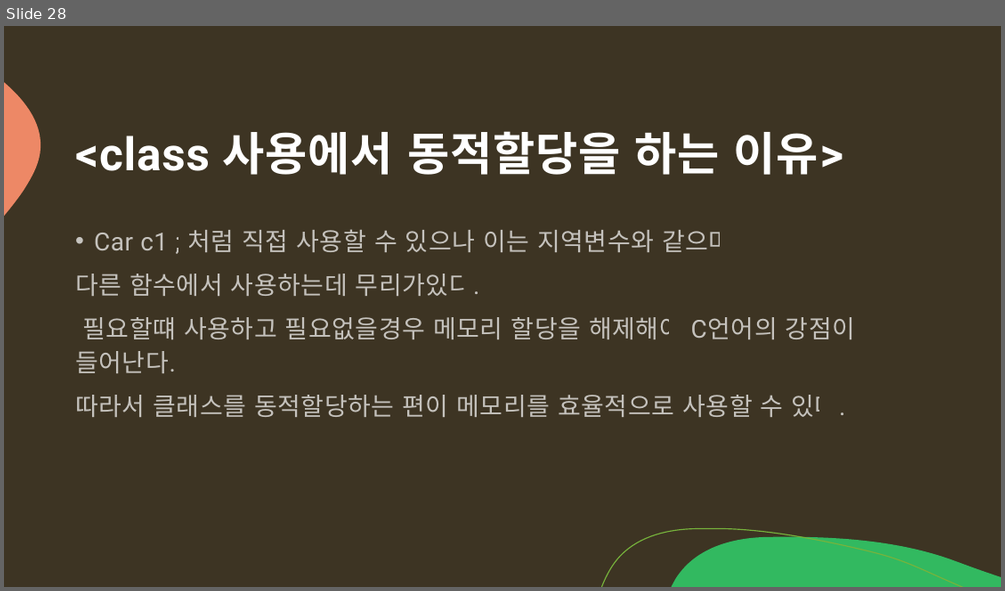
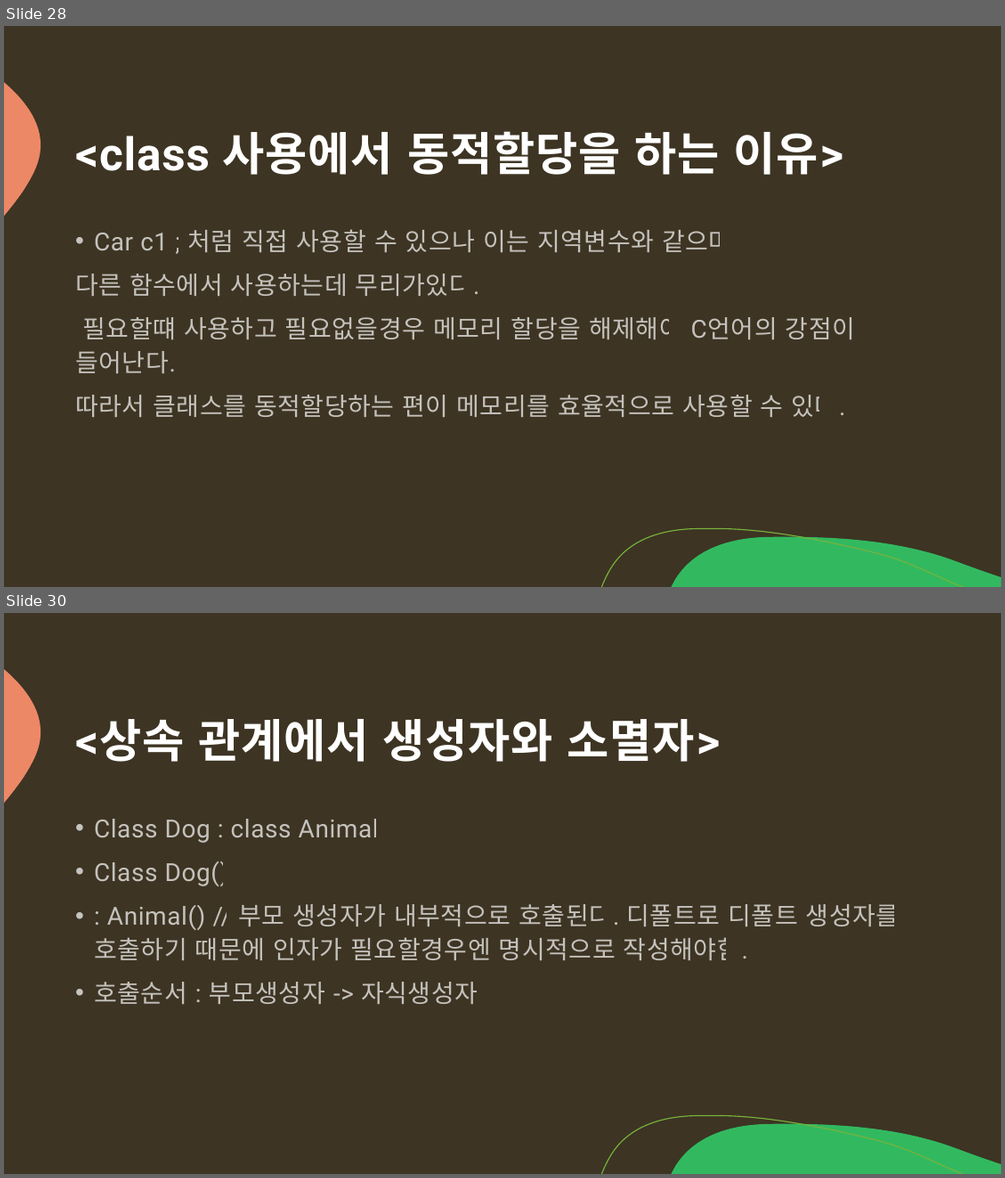
Before and after one commit to arkchimy/_Algorithm, a slide deck: 전공지식/C언어의 기초/C언어 기초지식.pptx. Shown one above the other, each under a label of ours: slide 28 before the commit, slides 28 and 30 after it; the slides between them are not shown. The pictures are 1005x591 and 1005x1178 pixels, drawn with LibreOffice and Linux fonts; fonts in the diff are those of the drawing. Boxes give left, top, right and bottom in pixels: in the first picture for what was removed or moved away, otherwise in the second. Text is boxed around its words. In the diff, an @@ line names an element or a change of style, - is before the commit and + after.

```diff
--- a/전공지식/C언어의 기초/C언어 기초지식.pptx
+++ b/전공지식/C언어의 기초/C언어 기초지식.pptx
@@ slide 30 added at bbox=[4, 613, 1001, 1174], background #3D3423; not listed: 3 template elements that a slide beside it also shows @@
@@ title added at bbox=[75, 719, 720, 762], 44 pt, text #FFFFFF, bold @@
+<상속 관계에서 생성자와 소멸자>
@@ text added at bbox=[94, 819, 899, 1004], 24 pt, text #FFFFFF at 70% opacity @@
+• Class Dog : class Animal{
+• Class Dog()
+• : Animal() // 부모 생성자가 내부적으로 호출된다. 디폴트로 디폴트 생성자를 호출하기 때문에 인자가 필요할경우엔 명시적으로 작성해야함.
+• 호출순서 : 부모생성자 -> 자식생성자
```
Also in this commit, not shown: 3 other slides added.
